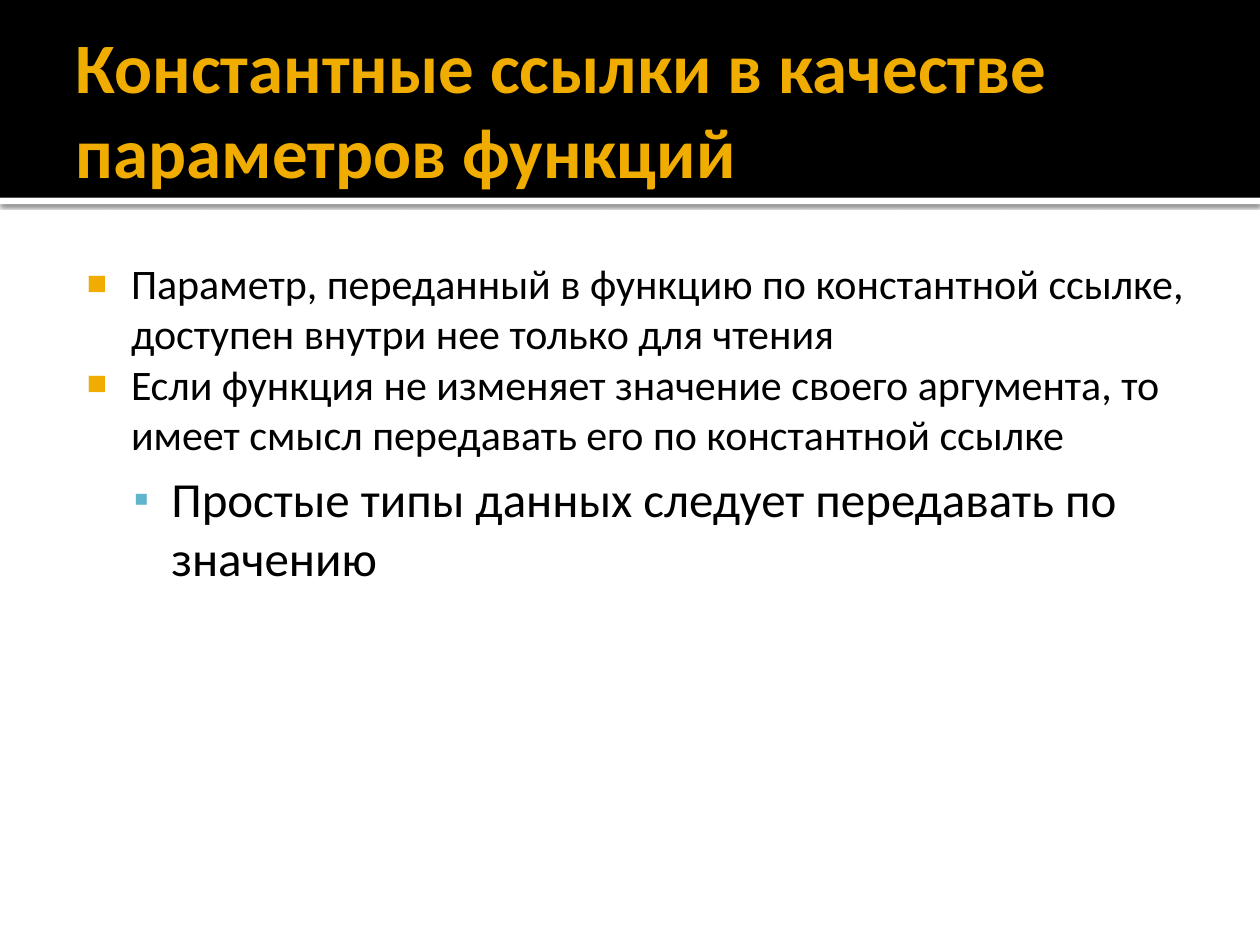
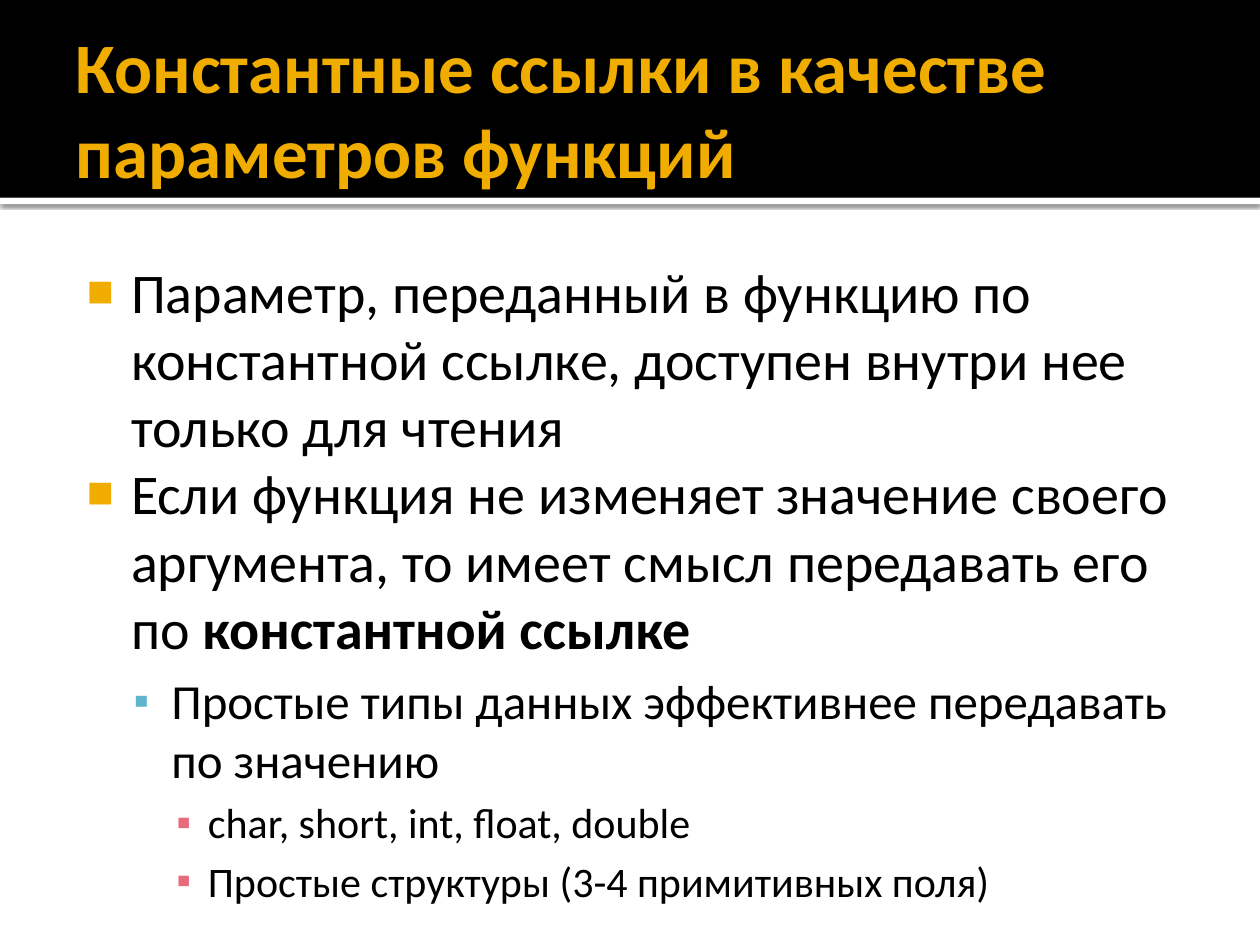
Before and after one commit to alexey-malov/oop, a slide deck: slide 115 of lectures/01/Синтаксис C++.pptx. Drawn at 1260x945 pixels with LibreOffice and Linux fonts; fonts in the diff are those of the drawing. Boxes give left, top, right and bottom in pixels: in the first picture for what was removed or moved away, otherwise in the second. Text is boxed around its words. In the diff, an @@ line names an element or a change of style, - is before the commit and + after.

```diff
--- a/lectures/01/Синтаксис C++.pptx
+++ b/lectures/01/Синтаксис C++.pptx
@@ text at (x1=131, y1=275, x2=1167, y2=650): size 24 to 32 pt in "Параметр, переданный в функцию по константной ссылке, ...", "Если функция не изменяет значение своего аргумента, ..."; bold on in "константной ссылке" @@
@@ text at (x1=171, y1=686, x2=1167, y2=904): text changed; size 28 to 24 pt @@
-  ▪ Простые типы данных следует передавать по значению
+  ▪ Простые типы данных эффективнее передавать по значению
+    ▪ char, short, int, float, double
+    ▪ Простые структуры (3-4 примитивных поля)
```
Also in this commit, not shown: 4 other slides changed.
